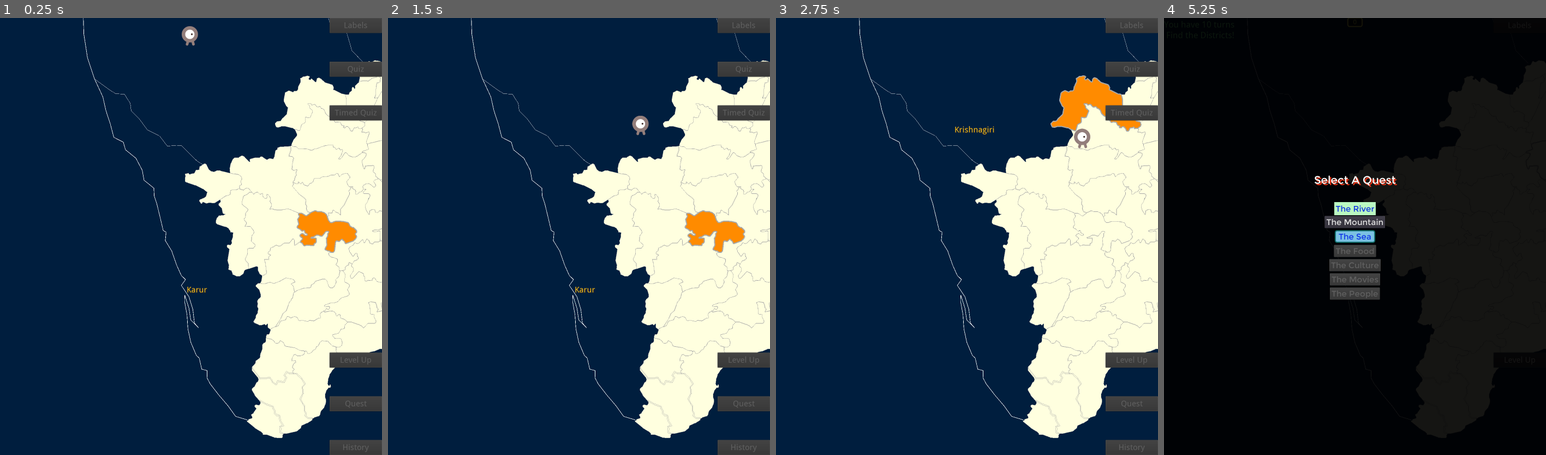
Above: before the commit, frames 1-4 (left to right).
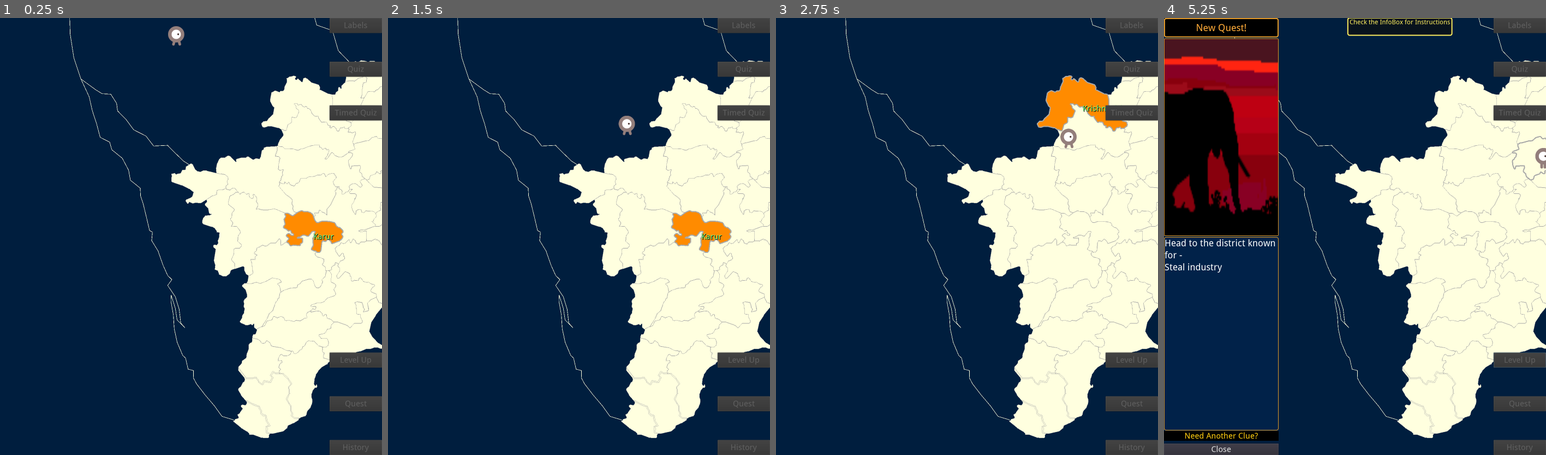
Above: after the commit, the same moments.

Repository: sharun-s/godot-tn
Game: Godot game, scene res://Node2D.tscn
Two runs of this game, one before a commit and one after it. Both use one fixed random seed, a clock stepped at 60 frames per second and the inputs below.
Inputs (mouse positions are in pixels of both pictures, inside the frame that each line leads up to):
- Up to frame 1 (0.25 s): no input
- Up to frame 2 (1.5 s): tap Enter at 0.5 s; drag from (605, 188) to (590, 52) at 0.52 s; drag from (769, 149) to (628, 105) at 1.27 s
- Up to frame 3 (2.75 s): move the mouse to (1066, 105) at 2.02 s; hold Right (ui_right) from 2.03 s (still down); tap Backspace at 2.1 s; click (1066, 105) at 2.17 s
- Up to frame 4 (5.25 s): release Right (ui_right) at 2.75 s; drag from (1423, 232) to (1545, 149) at 2.77 s; click (1519, 402) at 3.5 s, where only the run after the commit has a clickable "Quest"; click (1519, 70) at 4.25 s, where only the run before the commit has a clickable "Quiz"; click (1519, 358) at 5 s, where only the run before the commit has a clickable "Level Up"

The runs differ from the first frame. In frame 1, 7.8% of the frame differs, in the area x 18-100%, y 0-97%; in frame 2, 7.8%; in frame 3, 7.6%; in frame 4, 92%, in the area x 0-100%, y 0-100%.

Commit message:
small ui style tweeks in multi quests district being tested get highlighted

Diff:
--- a/InfoCenter.gd
+++ b/InfoCenter.gd
@@ -99,7 +99,7 @@
 		'The Meghamalai range also called the High Wavy Mountains',
 		'Meghamalai Wildlife Sanctuary'],
 		Tiruvarur=[
-			'Somaskanda iconography',
+			'Somaskanda iconography - Idols depict Murugan with Shiva and Parvathi',
 			'Thyagaraja Temple Chariot found here stands 96 feet tall',
 			'Birthplace of Saint Thyagaraja, the composer of Carnatic music'
 		],
--- a/InfoCenter.tscn
+++ b/InfoCenter.tscn
@@ -49,7 +49,7 @@
 corner_radius_bottom_left = 8
 
 [sub_resource type="DynamicFont" id=5]
-size = 28
+size = 34
 font_data = ExtResource( 2 )
 
 [sub_resource type="StyleBoxFlat" id=6]
@@ -83,13 +83,13 @@
 }
 
 [node name="VBoxContainer" type="VBoxContainer" parent="."]
-margin_right = 1024.0
-margin_bottom = 298.0
+margin_right = 1400.0
+margin_bottom = 948.0
 size_flags_horizontal = 3
 size_flags_vertical = 3
 
 [node name="NameBox" type="Label" parent="VBoxContainer"]
-margin_right = 1024.0
+margin_right = 1400.0
 margin_bottom = 117.0
 size_flags_vertical = 1
 custom_styles/normal = SubResource( 1 )
@@ -104,8 +104,8 @@
 
 [node name="PanelContainer" type="PanelContainer" parent="VBoxContainer"]
 margin_top = 121.0
-margin_right = 1024.0
-margin_bottom = 298.0
+margin_right = 1400.0
+margin_bottom = 948.0
 grow_horizontal = 2
 grow_vertical = 2
 size_flags_horizontal = 3
@@ -115,23 +115,23 @@
 [node name="imgbox" type="TextureRect" parent="VBoxContainer/PanelContainer"]
 margin_left = 2.0
 margin_top = 2.0
-margin_right = 1022.0
-margin_bottom = 175.0
+margin_right = 1398.0
+margin_bottom = 825.0
 size_flags_horizontal = 3
 size_flags_vertical = 3
 expand = true
 
 [node name="VBoxContainer2" type="VBoxContainer" parent="."]
-margin_top = 302.0
-margin_right = 1024.0
-margin_bottom = 600.0
+margin_top = 952.0
+margin_right = 1400.0
+margin_bottom = 1900.0
 size_flags_horizontal = 3
 size_flags_vertical = 3
 custom_constants/separation = 2
 
 [node name="FactBox" type="Label" parent="VBoxContainer2"]
-margin_right = 1024.0
-margin_bottom = 150.0
+margin_right = 1400.0
+margin_bottom = 800.0
 size_flags_horizontal = 3
 size_flags_vertical = 3
 custom_styles/normal = SubResource( 4 )
@@ -140,13 +140,13 @@
 autowrap = true
 
 [node name="MarginContainer" type="VBoxContainer" parent="VBoxContainer2"]
-margin_top = 152.0
-margin_right = 1024.0
-margin_bottom = 298.0
+margin_top = 802.0
+margin_right = 1400.0
+margin_bottom = 948.0
 custom_constants/separation = 10
 
 [node name="Neighbours" type="Button" parent="VBoxContainer2/MarginContainer"]
-margin_right = 1024.0
+margin_right = 1400.0
 margin_bottom = 42.0
 size_flags_horizontal = 3
 size_flags_vertical = 3
@@ -158,7 +158,7 @@
 
 [node name="history" type="Button" parent="VBoxContainer2/MarginContainer"]
 margin_top = 52.0
-margin_right = 1024.0
+margin_right = 1400.0
 margin_bottom = 94.0
 size_flags_horizontal = 3
 size_flags_vertical = 3
@@ -175,11 +175,11 @@
 custom_styles/normal = SubResource( 8 )
 custom_fonts/font = SubResource( 7 )
 custom_colors/font_color = Color( 1, 0.8, 0.0666667, 1 )
-text = "Clue"
+text = "Need Another Clue?"
 
 [node name="Back" type="Button" parent="VBoxContainer2/MarginContainer"]
 margin_top = 104.0
-margin_right = 1024.0
+margin_right = 1400.0
 margin_bottom = 146.0
 size_flags_horizontal = 3
 size_flags_vertical = 3
--- a/Node2D.tscn
+++ b/Node2D.tscn
@@ -55,8 +55,9 @@
 [node name="Label" type="Label" parent="."]
 margin_bottom = 37.0
 custom_fonts/font = SubResource( 1 )
-custom_colors/font_color = Color( 0.964706, 0.733333, 0.113725, 1 )
-custom_colors/font_color_shadow = Color( 0.145098, 0.145098, 0.145098, 1 )
+custom_colors/font_color = Color( 0.439216, 0.980392, 0.501961, 1 )
+custom_colors/font_outline_modulate = Color( 0, 0, 0, 1 )
+custom_colors/font_color_shadow = Color( 0, 0, 0, 1 )
 custom_constants/shadow_offset_x = 2
 custom_constants/shadow_offset_y = 2
 custom_constants/shadow_as_outline = 0
--- a/QuestMenu.gd
+++ b/QuestMenu.gd
@@ -4,6 +4,10 @@
 func _ready():
 	$MarginContainer/VBoxContainer/River.connect('pressed', self, 'on_quest_select',["river"])
 	$MarginContainer/VBoxContainer/Sea.connect('pressed', self, 'on_quest_select',["sea"])
+	$MarginContainer/VBoxContainer/Mountain.connect('pressed', self, 'on_quest_select',["mountains"])
+	#$MarginContainer/VBoxContainer/Food.connect('pressed', self, 'on_quest_select',["food"])
+	#$MarginContainer/VBoxContainer/People.connect('pressed', self, 'on_quest_select',["people"])
+	#$MarginContainer/VBoxContainer/Culture.connect('pressed', self, 'on_quest_select',["culture"])
 
 var q={river={
 		text="The Kaveri river bisects Tamil Nadu into North and South, flowing from the Western Ghats to the Bay of Bengal through 9 Districts.",
@@ -13,13 +17,15 @@
 		districts=["Tiruvallur","Chennai","Chengalpattu","Vilippuram",
 		"Cuddalore","Mayiladithurai","Nagapattinam","Tiruvarur",
 		"Thanjavur","Pudukotai","Ramanathapuram","Thoothukudi","Tirunelveli","Kanyakumari"]},
-		mountains={text="The Western and Eastern Ghats ",districts=["Nilgiris", "Coimbatore", "Tiruppur", "Theni", "Erode","Dindigul","Tenkasi","Tirunelveli","Kanyakumari", "Vellore","Tiruvannamalai","Tirupattur"]},
+		mountains={text="The Western Ghats run along 9 districts on the Kerala Border. While the Eastern Ghats are found in 3 northern districts.",districts=[
+			"Nilgiris", "Coimbatore", "Tiruppur", "Theni",
+		"Erode","Dindigul","Tenkasi","Tirunelveli",
+		"Kanyakumari", "Vellore","Tiruvannamalai","Tirupathur"]},
 	}
 
 func on_quest_select(qname):
-	if qname=="river":
-		$PopupPanel/Label.text=q[qname].text
-		$PopupPanel.popup()
-		randomize()
-		q[qname].districts.shuffle()
-		emit_signal('selected',q[qname].districts)
+	$PopupPanel/Label.text=str(qname).to_upper()+"\n"+q[qname].text+"\n\n You will be tested on these districts. Good Luck!"
+	$PopupPanel.popup_centered()
+	randomize()
+	q[qname].districts.shuffle()
+	emit_signal('selected',q[qname].districts)
--- a/QuestMenu.tscn
+++ b/QuestMenu.tscn
@@ -22,6 +22,12 @@
 size = 30
 font_data = ExtResource( 1 )
 
+[sub_resource type="StyleBoxFlat" id=8]
+bg_color = Color( 0, 0, 0, 1 )
+
+[sub_resource type="StyleBoxFlat" id=9]
+bg_color = Color( 0.631373, 0.52549, 0.203922, 1 )
+
 [sub_resource type="StyleBoxFlat" id=5]
 bg_color = Color( 0.486275, 0.760784, 0.894118, 1 )
 border_width_left = 4
@@ -37,16 +43,16 @@
 expand_margin_right = 10.0
 
 [sub_resource type="StyleBoxFlat" id=6]
-bg_color = Color( 0.513726, 0.945098, 0.721569, 1 )
+bg_color = Color( 0.415686, 0.945098, 0.65098, 0.956863 )
 border_width_left = 8
 border_width_top = 8
 border_width_right = 8
 border_width_bottom = 8
 border_color = Color( 0.913725, 0.74902, 0.588235, 1 )
-corner_radius_top_left = 4
-corner_radius_top_right = 4
-corner_radius_bottom_right = 4
-corner_radius_bottom_left = 4
+corner_radius_top_left = 8
+corner_radius_top_right = 8
+corner_radius_bottom_right = 8
+corner_radius_bottom_left = 8
 
 [sub_resource type="DynamicFont" id=7]
 size = 34
@@ -62,23 +68,23 @@
 }
 
 [node name="MarginContainer" type="MarginContainer" parent="."]
-margin_right = 1024.0
-margin_bottom = 600.0
+margin_right = 1400.0
+margin_bottom = 1900.0
 custom_constants/margin_right = 100
 custom_constants/margin_left = 100
 
 [node name="VBoxContainer" type="VBoxContainer" parent="MarginContainer"]
 margin_left = 100.0
-margin_right = 924.0
-margin_bottom = 600.0
+margin_right = 1300.0
+margin_bottom = 1900.0
 custom_constants/separation = 8
 alignment = 1
 
 [node name="Label" type="Label" parent="MarginContainer/VBoxContainer"]
-margin_left = 262.0
-margin_top = 68.0
-margin_right = 562.0
-margin_bottom = 171.0
+margin_left = 450.0
+margin_top = 721.0
+margin_right = 750.0
+margin_bottom = 824.0
 size_flags_horizontal = 4
 size_flags_vertical = 0
 custom_fonts/font = SubResource( 2 )
@@ -90,10 +96,10 @@
 "
 
 [node name="River" type="Button" parent="MarginContainer/VBoxContainer"]
-margin_left = 341.0
-margin_top = 179.0
-margin_right = 483.0
-margin_bottom = 217.0
+margin_left = 529.0
+margin_top = 832.0
+margin_right = 671.0
+margin_bottom = 870.0
 size_flags_horizontal = 4
 custom_styles/normal = SubResource( 3 )
 custom_fonts/font = SubResource( 4 )
@@ -101,19 +107,23 @@
 text = "The River"
 
 [node name="Mountain" type="Button" parent="MarginContainer/VBoxContainer"]
-margin_left = 301.0
-margin_top = 225.0
-margin_right = 522.0
-margin_bottom = 269.0
+margin_left = 488.0
+margin_top = 878.0
+margin_right = 712.0
+margin_bottom = 916.0
 size_flags_horizontal = 4
+custom_styles/pressed = SubResource( 8 )
+custom_styles/normal = SubResource( 9 )
 custom_fonts/font = SubResource( 4 )
-text = "The Mountain"
+custom_colors/font_color = Color( 0, 0, 0, 1 )
+custom_colors/font_color_pressed = Color( 0.631373, 0.52549, 0.203922, 1 )
+text = "The Mountains"
 
 [node name="Sea" type="Button" parent="MarginContainer/VBoxContainer"]
-margin_left = 348.0
-margin_top = 277.0
-margin_right = 476.0
-margin_bottom = 323.0
+margin_left = 536.0
+margin_top = 924.0
+margin_right = 664.0
+margin_bottom = 970.0
 size_flags_horizontal = 4
 custom_styles/normal = SubResource( 5 )
 custom_fonts/font = SubResource( 4 )
@@ -122,59 +132,57 @@
 text = "The Sea"
 
 [node name="Food" type="Button" parent="MarginContainer/VBoxContainer"]
-margin_left = 335.0
-margin_top = 331.0
-margin_right = 489.0
-margin_bottom = 375.0
+margin_left = 523.0
+margin_top = 978.0
+margin_right = 677.0
+margin_bottom = 1022.0
 size_flags_horizontal = 4
 custom_fonts/font = SubResource( 4 )
 disabled = true
 text = "The Food"
 
 [node name="Culture" type="Button" parent="MarginContainer/VBoxContainer"]
-margin_left = 318.0
-margin_top = 383.0
-margin_right = 506.0
-margin_bottom = 427.0
+margin_left = 506.0
+margin_top = 1030.0
+margin_right = 694.0
+margin_bottom = 1074.0
 size_flags_horizontal = 4
 custom_fonts/font = SubResource( 4 )
 disabled = true
 text = "The Culture"
 
 [node name="Movies" type="Button" parent="MarginContainer/VBoxContainer"]
-margin_left = 320.0
-margin_top = 435.0
-margin_right = 504.0
-margin_bottom = 479.0
+margin_left = 508.0
+margin_top = 1082.0
+margin_right = 692.0
+margin_bottom = 1126.0
 size_flags_horizontal = 4
 custom_fonts/font = SubResource( 4 )
 disabled = true
 text = "The Movies"
 
 [node name="People" type="Button" parent="MarginContainer/VBoxContainer"]
-margin_left = 320.0
-margin_top = 487.0
-margin_right = 503.0
-margin_bottom = 531.0
+margin_left = 508.0
+margin_top = 1134.0
+margin_right = 691.0
+margin_bottom = 1178.0
 size_flags_horizontal = 4
 custom_fonts/font = SubResource( 4 )
 disabled = true
 text = "The People"
 
 [node name="PopupPanel" type="PopupPanel" parent="."]
-anchor_left = 0.2
-anchor_top = 0.2
-anchor_right = 0.2
-anchor_bottom = 0.2
-margin_right = 1024.0
-margin_bottom = 600.0
+margin_right = 512.0
+margin_bottom = 512.0
 size_flags_horizontal = 3
 size_flags_vertical = 3
 custom_styles/panel = SubResource( 6 )
 
 [node name="Label" type="Label" parent="PopupPanel"]
-margin_right = 1024.0
-margin_bottom = 600.0
+margin_left = 8.0
+margin_top = 8.0
+margin_right = 504.0
+margin_bottom = 504.0
 custom_fonts/font = SubResource( 7 )
 custom_colors/font_color = Color( 0.0470588, 0.0470588, 0.0431373, 1 )
 autowrap = true
--- a/TN.gd
+++ b/TN.gd
@@ -180,20 +180,19 @@
 #	dp.material=shore
 
 func addstateborder(b, nm='x'):
-
 	var t:=Transform2D()
 	t=t.scaled(Vector2(8,8))
 	t.origin=Vector2(-620,-430)# magic bs use standard geojson
 	var borderpath:=Line2D.new()
 	for i in range(0, b.size(),2):
 		borderpath.add_point(t.xform(Vector2(b[i],b[i+1])))
-	borderpath.default_color=Color.white
+	borderpath.default_color=deselect_color#Color.white
 	if nm!='x':
 		borderpath.width=2
 		#borderpath.texture_mode=Line2D.LINE_TEXTURE_STRETCH
 		#borderpath.material=shore
 	else:
-		borderpath.width=1
+		borderpath.width=2
 	add_child(borderpath)
 
 func addstatepoly(b, nm='x'):
@@ -239,7 +238,7 @@
 	addstateborder(apeast, 'apes')
 	addstateborder(ka_ap)
 	var t=get_viewport_transform()
-	t.origin=Vector2((get_viewport_rect().size.x-100)/2,0)
+	t.origin=Vector2((get_viewport_rect().size.x-200)/2,0)
 	transform=t
 	scale=Vector2(get_viewport_rect().size.y/2000, get_viewport_rect().size.y/2000)
 	$Label.rect_scale=Vector2(1/scale.x, 1/scale.y)
@@ -393,8 +392,10 @@
 			select(district)
 		#walkpath.clear_points()
 		#walkpath.add_point(get_node(district).position)
-
-#	#if event is InputEventMouseMotion:
+	#on hover show label
+	#if event is InputEventMouseMotion:
+	#	$Label.text=district
+	#	$Label.rect_position=center(district)
 #			#walkpath.add_point(get_node(district).position)
 	if event is InputEventScreenDrag:
 		if district in path:
@@ -404,10 +405,11 @@
 		#walkpath.add_point(get_node(district).position)
 #		highlight_district(district, false, true)
 
-func setDistrict_Color_Text(dist, c):
+func setDistrict_Color_Text(dist, c, showlabel:=true):
 	get_node(dist).get_child(0).color=c
-	$Label.text=dist
-	$Label.rect_global_position=center(dist)
+	if showlabel:
+		$Label.text=dist
+		$Label.rect_position=center(dist)
 
 func select(district):
 	if game_in_progress==1 and attempts < turns:
@@ -903,15 +905,16 @@
 
 func quest_selected(districts):
 	if districts is Array:
-		$Timer.start()
-		yield($Timer,"timeout")
+		for i in districts:
+			setDistrict_Color_Text(i, Color.skyblue, false)
+		yield(get_tree().create_timer(4.0), "timeout")
 		$HUD/QMenu/PopupPanel.hide()
 		$HUD/QMenu.hide()
 	disableui()
 	$HUD/Grid/VBoxContainer2/MarginContainer/Neighbours.visible=false
 	$HUD/Grid/VBoxContainer2/MarginContainer/history.visible=false
 	$HUD/Score.visible=true
-	$HUD/Score.text='Check the InfoBox for Instructions\nHit Clue for hints.\nGOOD LUCK!'
+	$HUD/Score.text='Check the InfoBox for Instructions\n'
 	game_in_progress=3
 	$HUD/Grid.reload(districts, '', '', 0)
 
@@ -953,7 +956,7 @@
 	game_over()
 
 func _off_track(dx):
-	$HUD/Score.text="Oops! Wrong direction!!!\nPress CLUE for more hints"
+	$HUD/Score.text="Wrong direction!!! Press CLUE for more hints"
 	$HUD/Score["custom_styles/normal"].border_color=Color.red
 	$HUD/Score["custom_colors/font_color"]=Color.red
 	get_node(dx).get_child(0).color=selected_color_wrong
@@ -971,9 +974,9 @@
 	#update()
 
 func _on_Grid_on_track(d):
-	$HUD/Score.text="Well done!\nYou are on track"
-	$HUD/Score["custom_styles/normal"].border_color=selected_color_right
-	$HUD/Score["custom_colors/font_color"]=selected_color_right
+	#$HUD/Score.text="Well done!\nYou are on track"
+	#$HUD/Score["custom_styles/normal"].border_color=selected_color_right
+	#$HUD/Score["custom_colors/font_color"]=selected_color_right
 	get_node(d).get_child(0).color=selected_color_right
 
 func subjectQuest():
Not shown: 1 places in QuestMenu.tscn that only renumber resources
